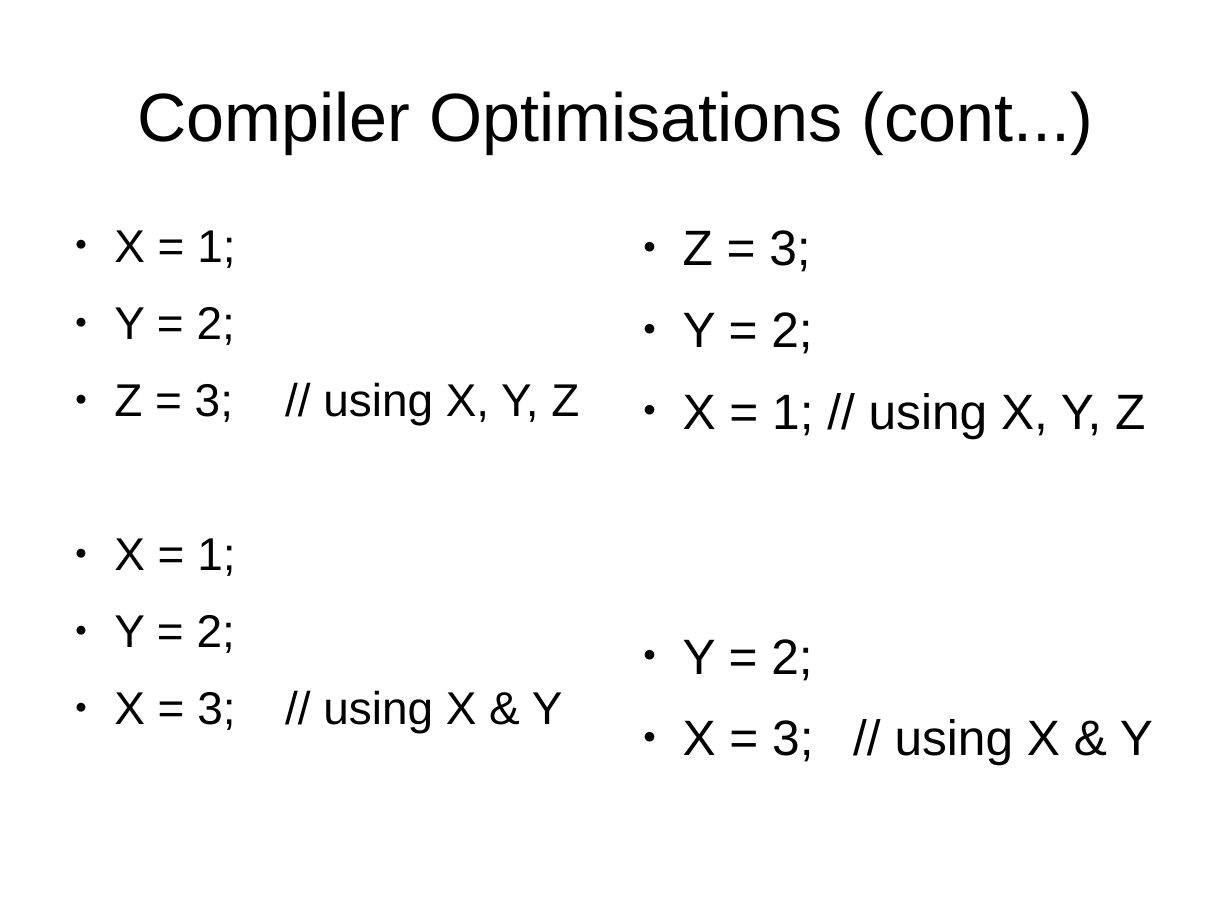
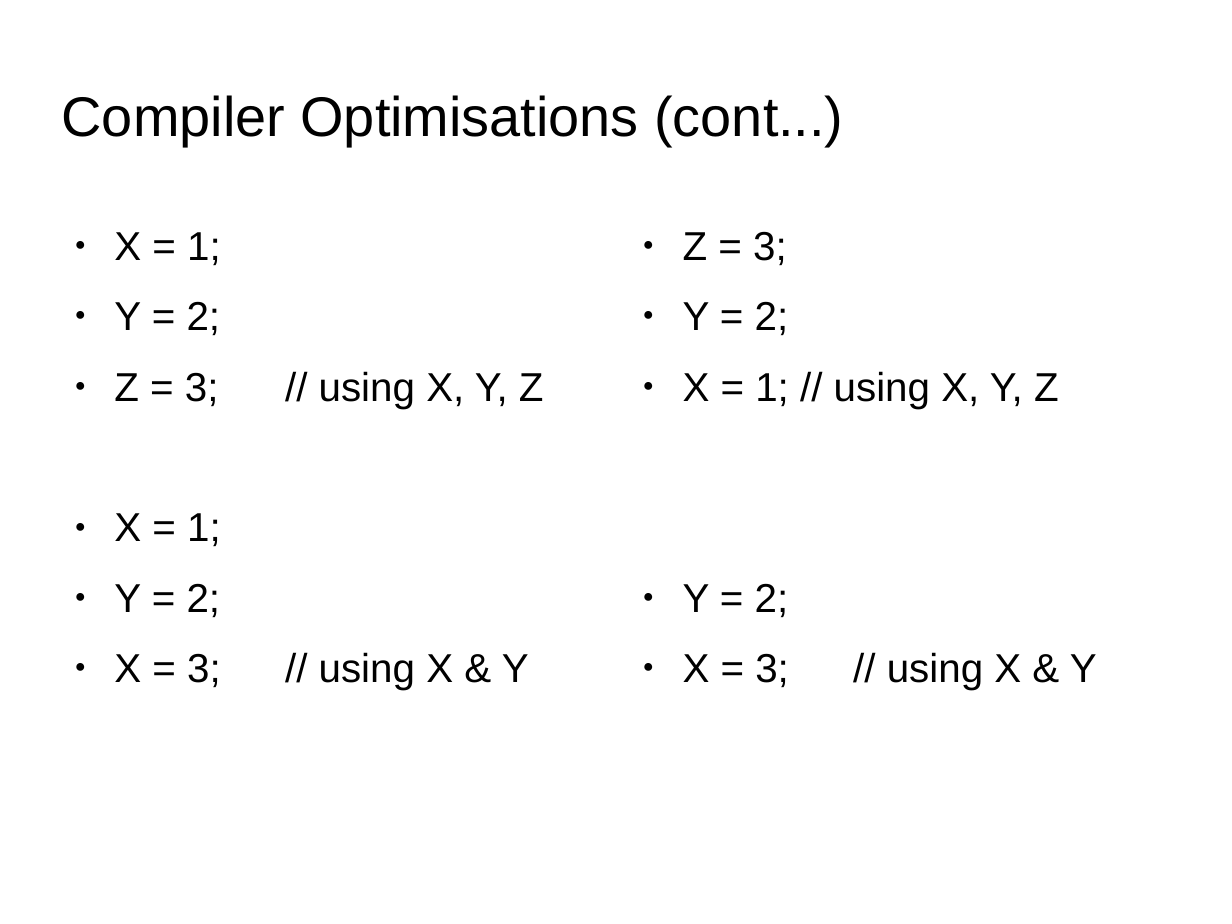
Before and after one commit to kks32/cpp-software-development, a slide deck: slide 9 of Ex14_Memory_Models_Compiler_Optimisation/Ex14_Memory_Models_Compiler_Optimisation.odp. Drawn at 1232x924 pixels with LibreOffice and Linux fonts; fonts in the diff are those of the drawing; background and template pictures are left out. Boxes give left, top, right and bottom in pixels: in the first picture for what was removed or moved away, otherwise in the second. Text is boxed around its words. In the diff, an @@ line names an element or a change of style, - is before the commit and + after.

```diff
--- a/Ex14_Memory_Models_Compiler_Optimisation/Ex14_Memory_Models_Compiler_Optimisation.odp
+++ b/Ex14_Memory_Models_Compiler_Optimisation/Ex14_Memory_Models_Compiler_Optimisation.odp
@@ title "Compiler Optimisations (cont...)": place and size @@
-title "Compiler Optimisations (cont...)" at [137,91,1093,153]
+title "Compiler Optimisations (cont...)" at [62,95,843,146]
@@ title "Compiler Optimisations (cont...)" at [62,95,843,146]: size 44 to 36 pt; alignment centre to left @@
@@ text "X = 1;" at [114,232,508,688]: size 29.6 to 26 pt @@
@@ text "Z = 3;" at [683,231,1097,690]: size 32 to 26 pt @@
```
Also in this commit, not shown: 18 other slides changed, 6 other files.
